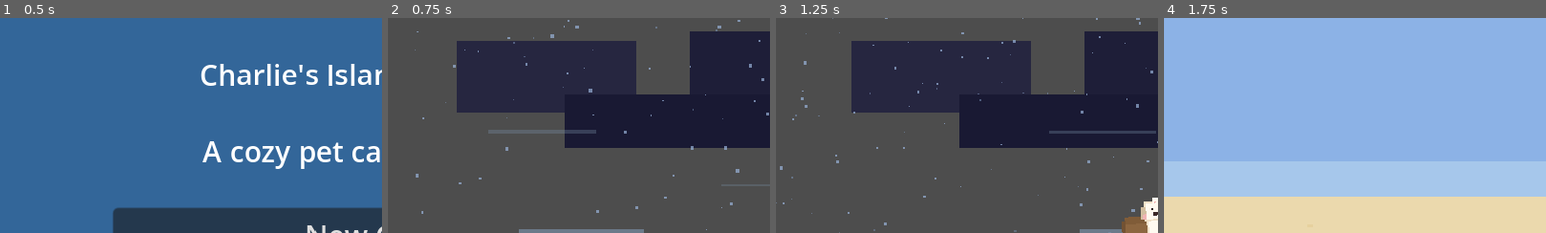
Above: before the commit, frames 1-4 (left to right).
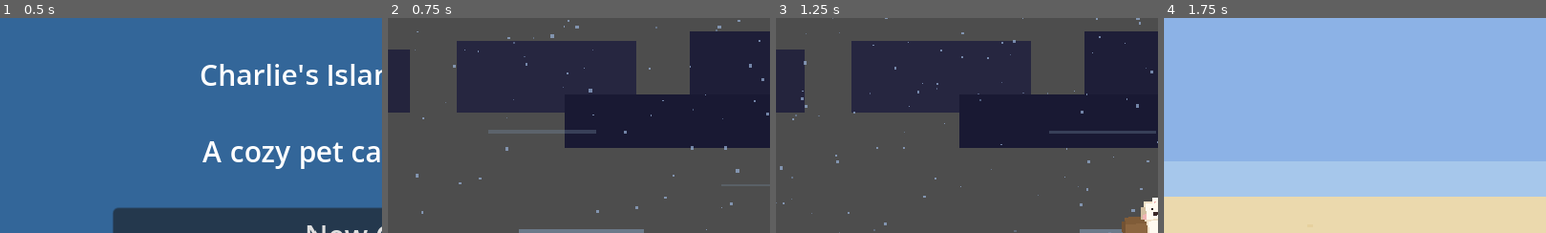
Above: after the commit, the same moments.

Repository: scs3jb/charliegotchi
Game: Godot game, scene res://scenes/MainMenu.tscn
The game is run twice, just before and just after one commit, with the same random seed, the same clock (stepped at 60 frames per second) and the same inputs.
Inputs:
- Up to frame 1 (0.5 s): no input
- Up to frame 2 (0.75 s): click "New Game" at 0.5 s
- Up to frame 3 (1.25 s): no input
- Up to frame 4 (1.75 s): click "Skip >>" at 1.25 s
The pictures show only the part of the screen within x 0-50%, y 0-50%; the shares and areas given below are measured in that part.

Frame 1 is identical in both runs. In frame 2, 1.7% of the frame differs, in the area x 0-6%, y 14-44%; in frame 3, 2.2%, in the area x 0-8%, y 14-44%; in frame 4, nothing differs.

Commit message:
Adding proper clouds

Diff:
--- a/scenes/Cutscene_Intro.tscn
+++ b/scenes/Cutscene_Intro.tscn
@@ -61,6 +61,37 @@
 color = Color(0.14, 0.14, 0.24, 1)
 
 [node name="Cloud4" type="ColorRect" parent="SceneContent/CloudLayer"]
+offset_left = -120.0
+offset_top = 10.0
+offset_right = 20.0
+offset_bottom = 40.0
+color = Color(0.1, 0.1, 0.2, 1)
+
+[node name="CloudLayer2" type="Node2D" parent="SceneContent"]
+position = Vector2(639, 30)
+
+[node name="Cloud1" type="ColorRect" parent="SceneContent/CloudLayer2"]
+offset_left = -180.0
+offset_top = -20.0
+offset_right = -80.0
+offset_bottom = 20.0
+color = Color(0.15, 0.15, 0.25, 1)
+
+[node name="Cloud2" type="ColorRect" parent="SceneContent/CloudLayer2"]
+offset_left = -50.0
+offset_top = -25.0
+offset_right = 80.0
+offset_bottom = 25.0
+color = Color(0.12, 0.12, 0.22, 1)
+
+[node name="Cloud3" type="ColorRect" parent="SceneContent/CloudLayer2"]
+offset_left = 100.0
+offset_top = -15.0
+offset_right = 220.0
+offset_bottom = 20.0
+color = Color(0.14, 0.14, 0.24, 1)
+
+[node name="Cloud4" type="ColorRect" parent="SceneContent/CloudLayer2"]
 offset_left = -120.0
 offset_top = 10.0
 offset_right = 20.0
--- a/scripts/cutscenes/IntroCutscene.gd
+++ b/scripts/cutscenes/IntroCutscene.gd
@@ -5,6 +5,7 @@
 @onready var sky: ColorRect = $SceneContent/Sky
 @onready var lightning_flash: ColorRect = $SceneContent/LightningFlash
 @onready var cloud_layer: Node2D = $SceneContent/CloudLayer
+@onready var cloud_layer2: Node2D = $SceneContent/CloudLayer2
 @onready var ocean: Node2D = $SceneContent/Ocean
 @onready var raft: Node2D = $SceneContent/Raft
 @onready var charlie: Node2D = $SceneContent/Raft/Box/Charlie
@@ -44,7 +45,11 @@
 
 func _ready() -> void:
 	raft_base_y = raft.position.y
+	sky.color = Color(0, 0, 0, 1) # Night sky
+	sky.modulate = Color(1, 1, 1, 1) # Ensure no unintended tinting
+	raft.modulate = Color(1, 1, 1, 1) # Ensure raft is fully opaque
 	_advance_narration(0)
+	cloud_layer2.position.x = cloud_layer.position.x + get_viewport_rect().size.x
 
 func _process(delta: float) -> void:
 	phase_timer += delta
@@ -92,8 +97,12 @@
 
 func _animate_clouds(delta: float) -> void:
 	cloud_layer.position.x += 15.0 * delta * storm_intensity
-	if cloud_layer.position.x > 300:
-		cloud_layer.position.x = 100
+	cloud_layer2.position.x += 15.0 * delta * storm_intensity
+
+	if cloud_layer.position.x > get_viewport_rect().size.x + 200:
+		cloud_layer.position.x = cloud_layer2.position.x - get_viewport_rect().size.x
+	if cloud_layer2.position.x > get_viewport_rect().size.x + 200:
+		cloud_layer2.position.x = cloud_layer.position.x - get_viewport_rect().size.x
 
 func _animate_charlie_shiver(delta: float) -> void:
 	if storm_intensity > 0.3:
@@ -120,19 +129,11 @@
 
 	# Reduce rain
 	if rain_heavy:
-		rain_heavy.amount = int(300 * storm_intensity)
-		if storm_intensity < 0.1:
-			rain_heavy.emitting = false
-
+		rain_heavy.emitting = storm_intensity > 0.1
 	if rain_light:
-		rain_light.amount = int(150 * storm_intensity)
-		if storm_intensity < 0.2:
-			rain_light.emitting = false
-
+		rain_light.emitting = storm_intensity > 0.2
 	if spray_particles:
-		spray_particles.amount = int(50 * storm_intensity)
-		if storm_intensity < 0.15:
-			spray_particles.emitting = false
+		spray_particles.emitting = storm_intensity > 0.15
 
 	# Lighten sky
 	if sky:
